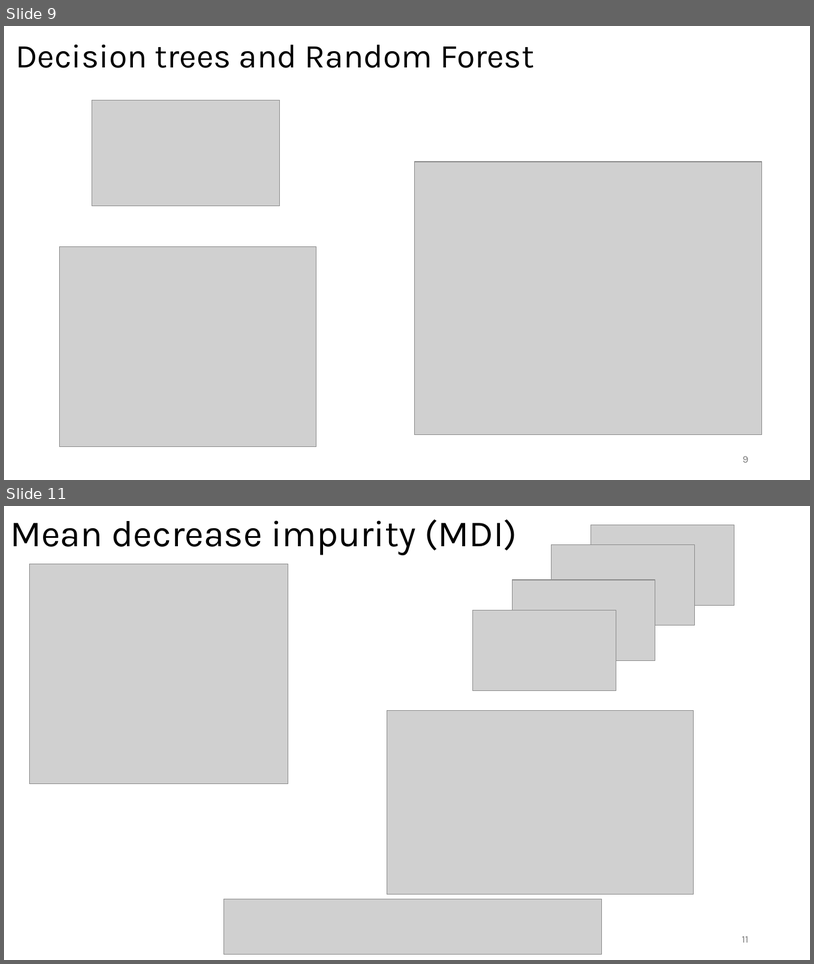
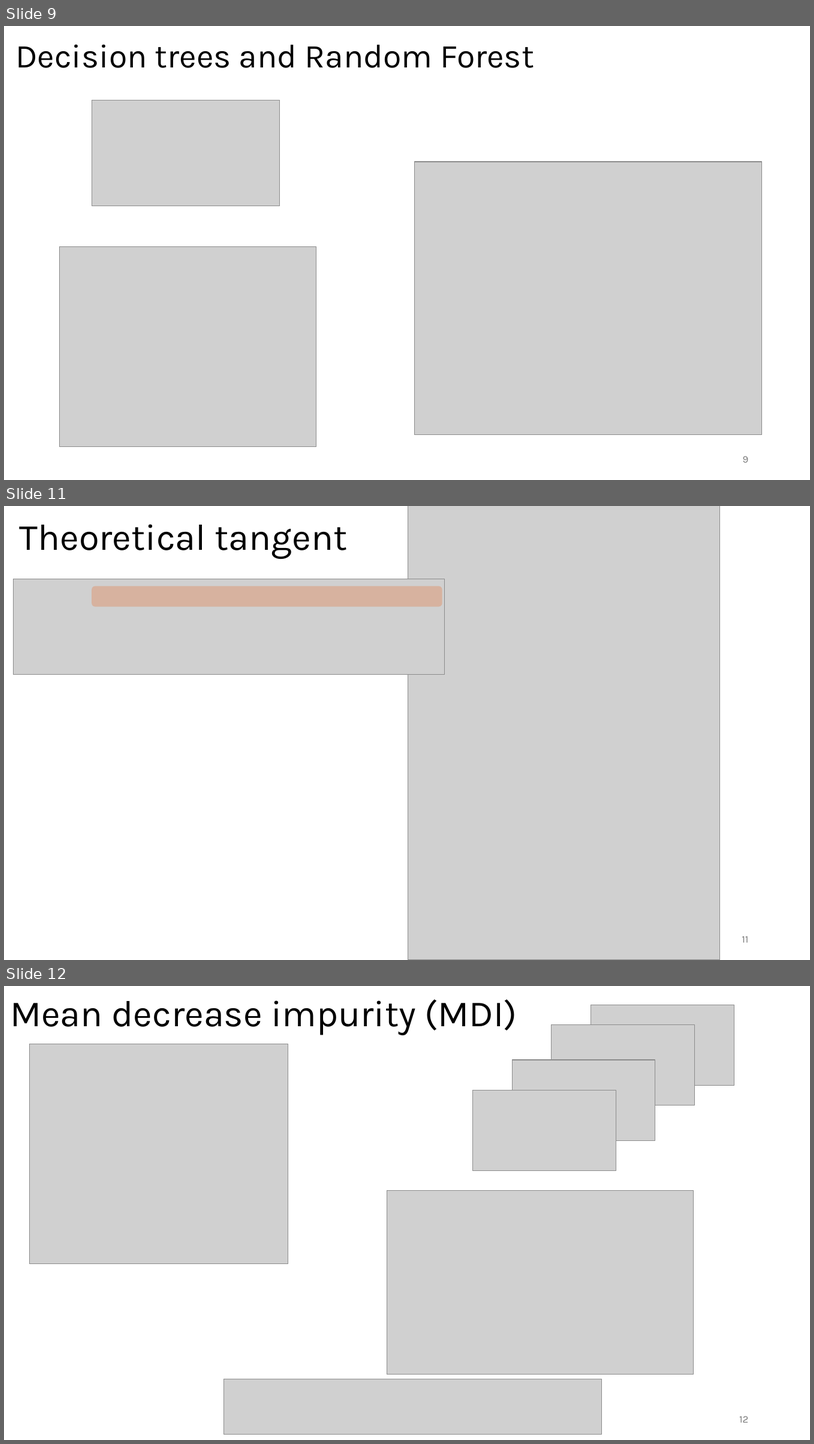
Before and after one commit to omroot/d2l_pytorch, a slide deck: mylearnings/mylecturenotes/ML4AM_Ch6_FeatureImportance.pptx. Shown one above the other, each under a label of ours: slides 9 and 11 before the commit, slides 9, 11 and 12 after it; the slides between them are not shown. The pictures are 814x964 and 814x1444 pixels, drawn with LibreOffice and Linux fonts; fonts in the diff are those of the drawing; grey boxes stand for pictures. Boxes give left, top, right and bottom in pixels: in the first picture for what was removed or moved away, otherwise in the second. Text is boxed around its words. In the diff, an @@ line names an element or a change of style, - is before the commit and + after.

```diff
--- a/mylearnings/mylecturenotes/ML4AM_Ch6_FeatureImportance.pptx
+++ b/mylearnings/mylecturenotes/ML4AM_Ch6_FeatureImportance.pptx
@@ slide 11 added at (4, 506, 810, 960), background #FFFFFF @@
@@ picture added at (408, 506, 720, 960) @@
@@ title added at (20, 524, 348, 559), 44 pt, text #000000 @@
+Theoretical tangent
@@ picture added at (13, 579, 445, 675) @@
@@ rounded rectangle added at (92, 586, 443, 606), fill #E97132 at 31% opacity @@
@@ page number added at (742, 936, 749, 942), 12 pt, text #797979 @@
+11
@@ what was slide 11 is now slide 12 @@
@@ page number at (740, 1416, 749, 1422): text changed @@
-11
+12
```
Also in this commit, not shown: 10 slides changed, 1 other slide added.
